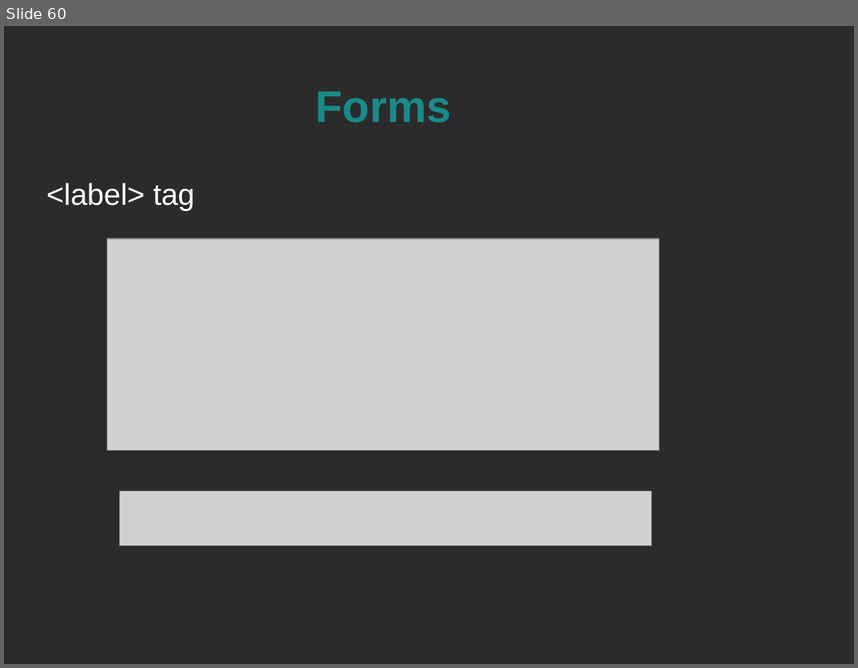
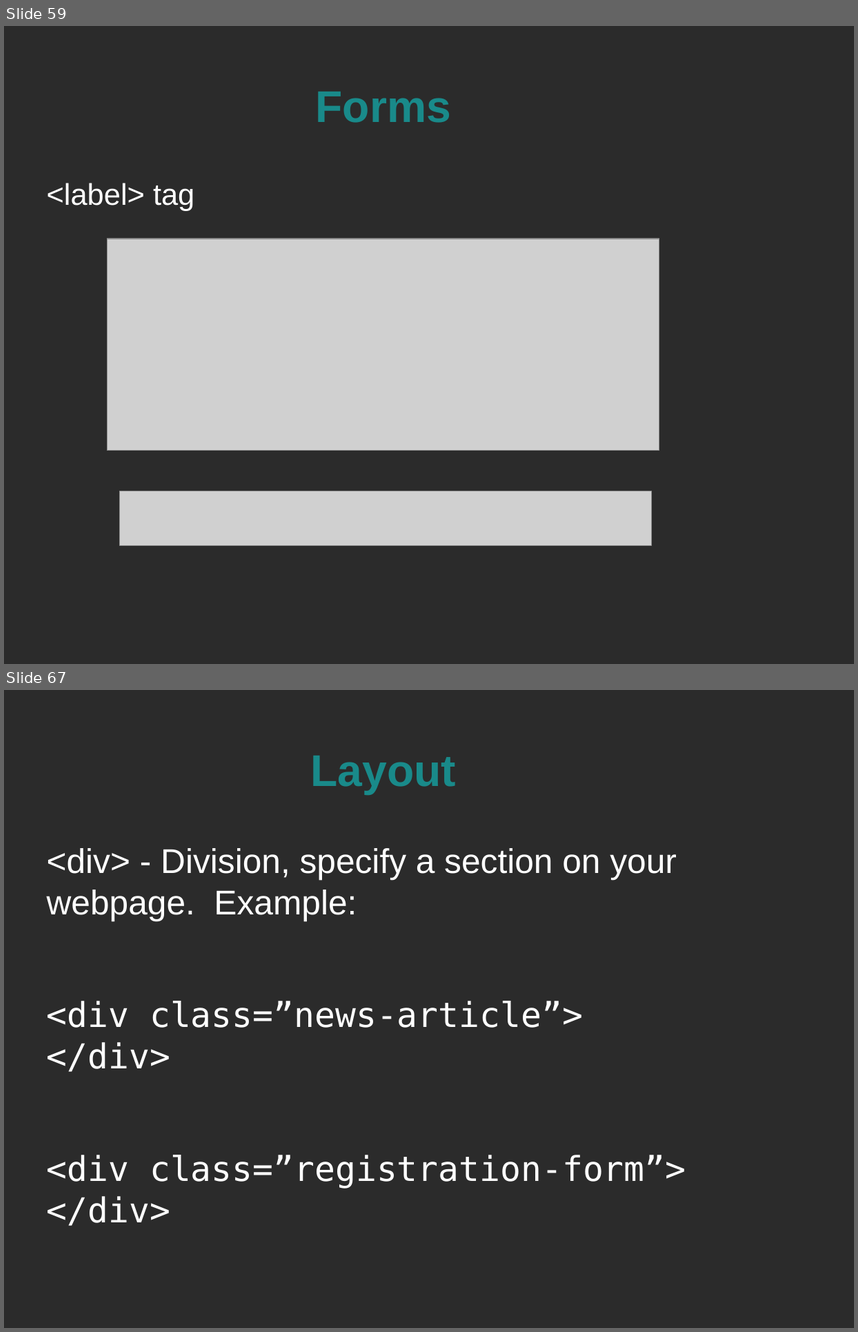
Before and after one commit to spellbindguy/Web-Development, a slide deck: Lectures/03 HTML/HTML.odp. Shown one above the other, each under a label of ours: slide 60 before the commit, slides 59 and 67 after it; the slides between them are not shown. The pictures are 858x668 and 858x1332 pixels, drawn with LibreOffice and Linux fonts; fonts in the diff are those of the drawing; grey boxes stand for pictures; background and template pictures are left out; a plain dark background stands for a picture behind light text. Boxes give left, top, right and bottom in pixels: in the first picture for what was removed or moved away, otherwise in the second. Text is boxed around its words. In the diff, an @@ line names an element or a change of style, - is before the commit and + after.

```diff
--- a/Lectures/03 HTML/HTML.odp
+++ b/Lectures/03 HTML/HTML.odp
@@ slide 67 added at [4,690,854,1328], background picture (left out) @@
@@ title added at [311,756,457,794], 41.4 pt, text #198A8A, bold @@
+Layout
@@ text added at [47,848,686,1225], 32 pt, text #FFFFFF @@
+<div> - Division, specify a section on your webpage. Example:
+<div class=”news-article”>
+</div>
+<div class=”registration-form”>
+</div>
@@ what was slide 60 is now slide 59 @@
```
Also in this commit, not shown: 5 slides changed, 20 other slides added, 4 slides removed, 1 other file.
